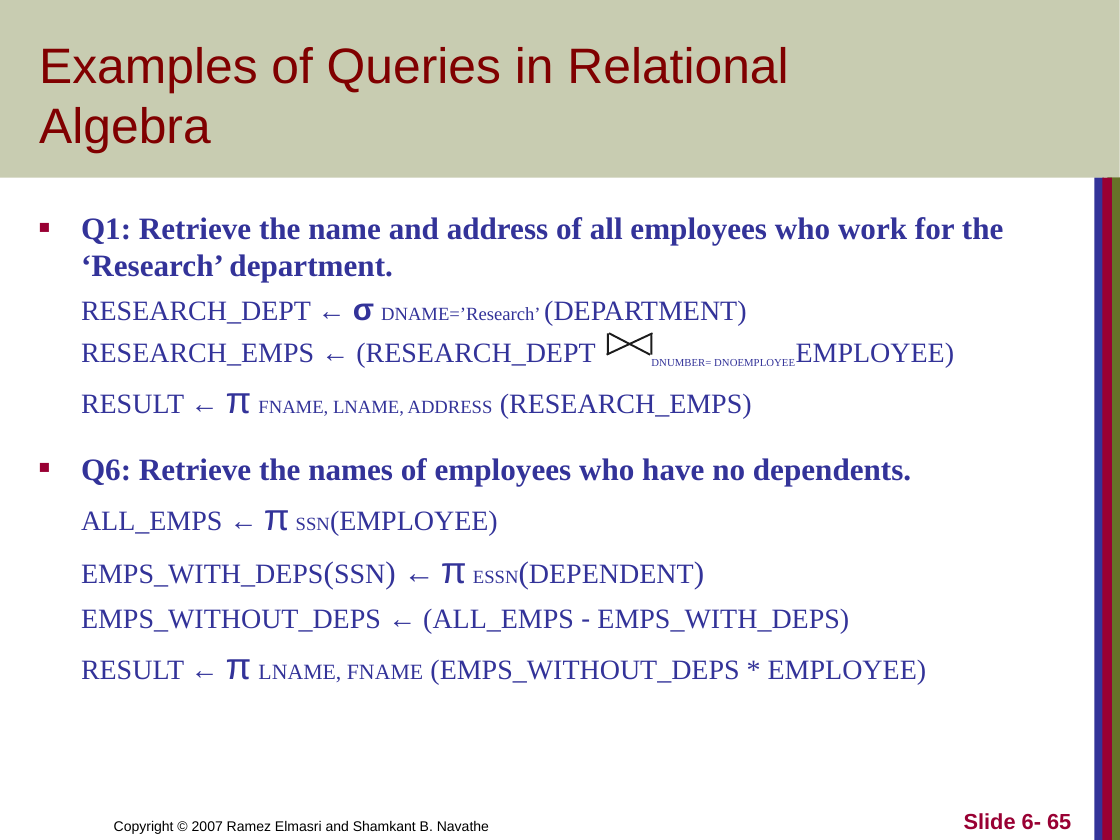
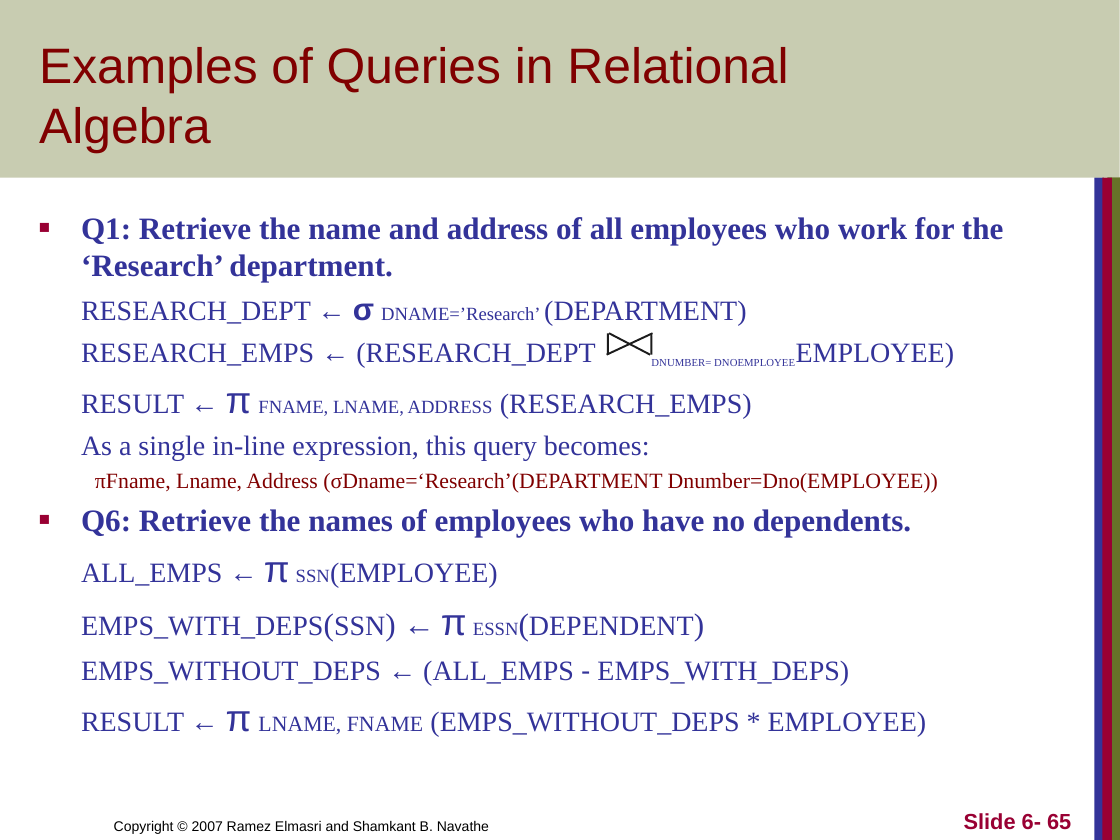
Before and after one commit to CodewothArjun/CSIT_4th_Sem, a slide deck: slide 65 of Database Management System/Unit 5 Relational Algebra and Relational Calculus.ppt. Drawn at 1120x840 pixels with LibreOffice and Linux fonts; fonts in the diff are those of the drawing. Boxes give left, top, right and bottom in pixels: in the first picture for what was removed or moved away, otherwise in the second. Text is boxed around its words. In the diff, an @@ line names an element or a change of style, - is before the commit and + after.

```diff
--- a/Database Management System/Unit 5 Relational Algebra and Relational Calculus.ppt
+++ b/Database Management System/Unit 5 Relational Algebra and Relational Calculus.ppt
@@ text at [81, 435, 938, 493]: paragraphs added @@
+As a single in-line expression, this query becomes:
+  πFname, Lname, Address (σDname=‘Research’(DEPARTMENT Dnumber=Dno(EMPLOYEE))
```
Also in this commit, not shown: 6 other slides changed, 14 slides added, 11 slides removed, 8 other files.
